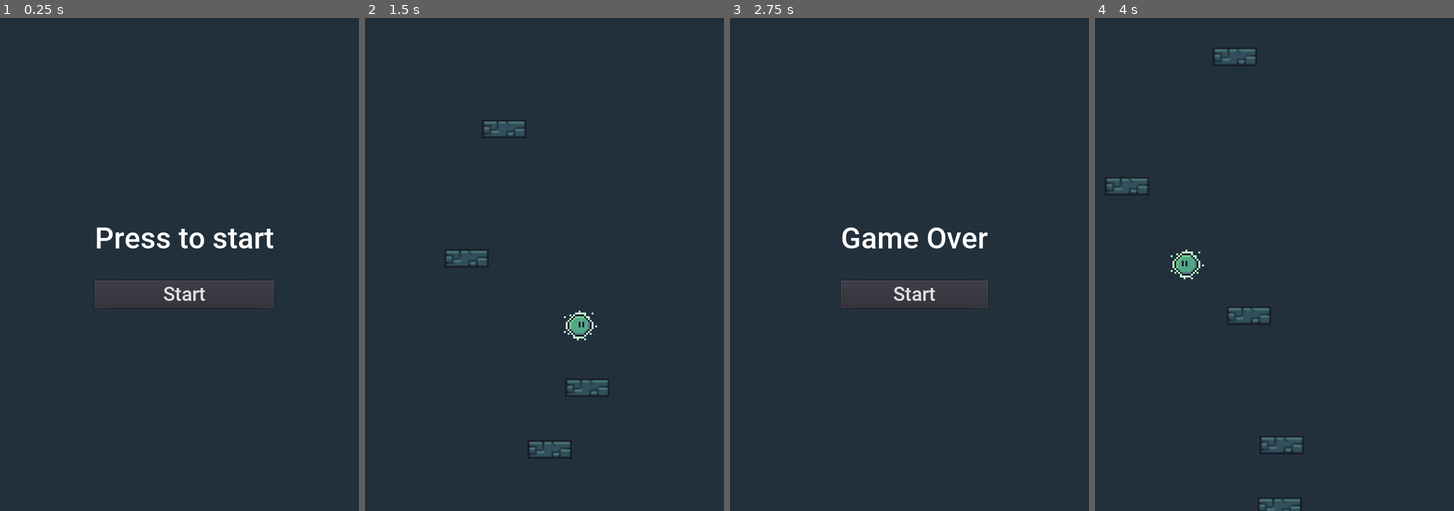
Above: before the commit, frames 1-4 (left to right).
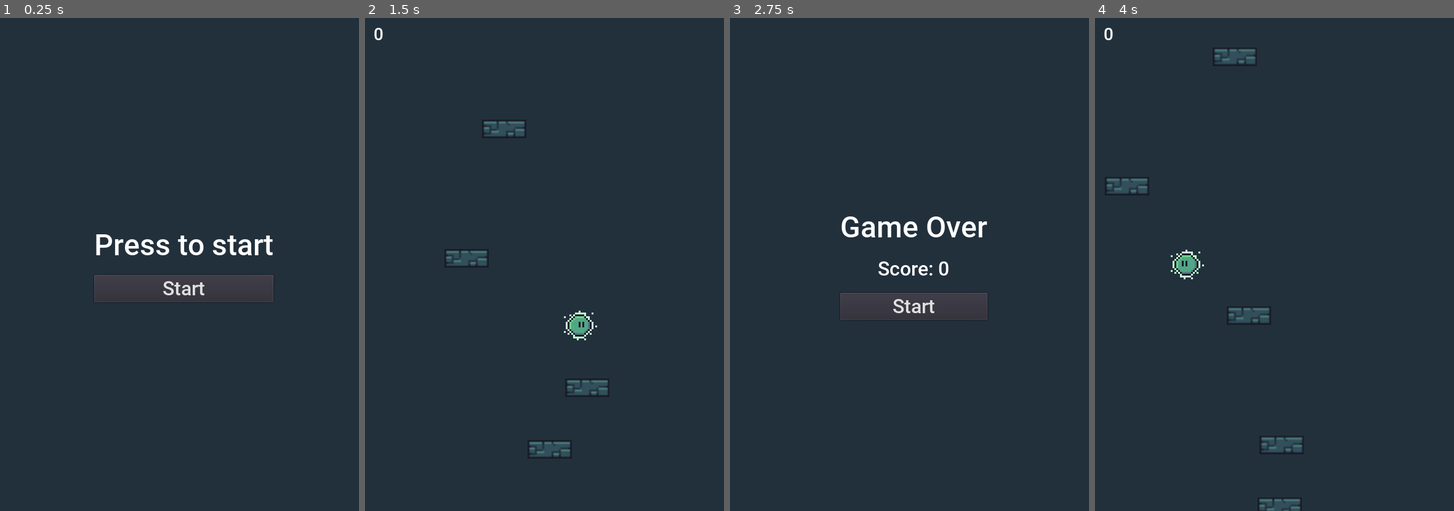
Above: after the commit, the same moments.

Repository: flofriday/jellow
Game: Godot game, scene res://World.tscn
Two runs of this game, one before a commit and one after it. Both use one fixed random seed, a clock stepped at 60 frames per second and the inputs below.
Inputs:
- Up to frame 1 (0.25 s): no input
- Up to frame 2 (1.5 s): click "Start" at 0.5 s; hold Right (ui_right) from 1.28 s (still down)
- Up to frame 3 (2.75 s): keep holding Right (ui_right)
- Up to frame 4 (4 s): release Right (ui_right) at 2.75 s; click "Start" at 2.75 s; hold Left (ui_left) from 3.53 s (still down)

The runs differ from the first frame. In frame 1, 2.1% of the frame differs, in the area x 26-77%, y 42-59%; in frame 2, less than 0.1%; in frame 3, 2.9%, in the area x 30-72%, y 40-62%; in frame 4, less than 0.1%.

Commit message:
Add score

Diff:
--- a/GUI.gd
+++ b/GUI.gd
@@ -1,11 +1,26 @@
-extends Control
+extends CanvasLayer
 
 signal start_game
 
+var score = 0
+
+func _ready():
+	$MarginContainer/ScoreLabel.visible = false
+	$StartUI/CenterContainer/VBoxContainer/Score.visible = false
+
 func _on_Button_pressed():
 	$StartUI.visible = false
+	set_score(0)
+	$MarginContainer/ScoreLabel.visible = true
 	emit_signal("start_game")
 
 func show_game_over():
 	$StartUI/CenterContainer/VBoxContainer/Title.text = "Game Over"
+	$StartUI/CenterContainer/VBoxContainer/Score.text = "Score: " + str(score)
+	$StartUI/CenterContainer/VBoxContainer/Score.visible = true
 	$StartUI.visible = true
+	$MarginContainer/ScoreLabel.visible = false
+
+func set_score(_score):
+	score = _score
+	$MarginContainer/ScoreLabel.text = str(score)
--- a/GUI.tscn
+++ b/GUI.tscn
@@ -7,17 +7,20 @@
 size = 48
 font_data = ExtResource( 1 )
 
+[sub_resource type="DynamicFont" id=4]
+size = 32
+font_data = ExtResource( 1 )
+
 [sub_resource type="DynamicFont" id=2]
 size = 32
 font_data = ExtResource( 1 )
 
-[node name="GUI" type="Control"]
-anchor_right = 1.0
-anchor_bottom = 1.0
+[sub_resource type="DynamicFont" id=3]
+size = 28
+font_data = ExtResource( 1 )
+
+[node name="GUI" type="CanvasLayer"]
 script = ExtResource( 2 )
-__meta__ = {
-"_edit_use_anchors_": false
-}
 
 [node name="StartUI" type="Control" parent="."]
 anchor_right = 1.0
@@ -27,18 +30,21 @@
 }
 
 [node name="CenterContainer" type="CenterContainer" parent="StartUI"]
-anchor_right = 1.0
+anchor_left = -0.0012115
+anchor_right = 0.998788
 anchor_bottom = 1.0
+margin_top = 0.726929
+margin_bottom = 0.726929
 __meta__ = {
 "_edit_use_anchors_": false
 }
 
 [node name="VBoxContainer" type="VBoxContainer" parent="StartUI/CenterContainer"]
 margin_left = 154.0
-margin_top = 329.0
+margin_top = 310.0
 margin_right = 445.0
-margin_bottom = 470.0
-custom_constants/separation = 40
+margin_bottom = 489.0
+custom_constants/separation = 20
 alignment = 1
 __meta__ = {
 "_edit_use_anchors_": false
@@ -55,13 +61,41 @@
 "_edit_use_anchors_": false
 }
 
+[node name="Score" type="Label" parent="StartUI/CenterContainer/VBoxContainer"]
+margin_top = 77.0
+margin_right = 291.0
+margin_bottom = 115.0
+custom_fonts/font = SubResource( 4 )
+text = "Score: 0"
+align = 1
+valign = 1
+__meta__ = {
+"_edit_use_anchors_": false
+}
+
 [node name="Button" type="Button" parent="StartUI/CenterContainer/VBoxContainer"]
-margin_top = 97.0
+margin_top = 135.0
 margin_right = 291.0
-margin_bottom = 141.0
+margin_bottom = 179.0
 custom_fonts/font = SubResource( 2 )
 text = "Start"
 __meta__ = {
 "_edit_use_anchors_": false
 }
+
+[node name="MarginContainer" type="MarginContainer" parent="."]
+margin_left = 14.0
+margin_top = 10.0
+__meta__ = {
+"_edit_use_anchors_": false
+}
+
+[node name="ScoreLabel" type="Label" parent="MarginContainer"]
+margin_right = 16.0
+margin_bottom = 33.0
+custom_fonts/font = SubResource( 3 )
+text = "0"
+__meta__ = {
+"_edit_use_anchors_": false
+}
 [connection signal="pressed" from="StartUI/CenterContainer/VBoxContainer/Button" to="." method="_on_Button_pressed"]
--- a/World.gd
+++ b/World.gd
@@ -11,6 +11,7 @@
 	# Set the camera
 	if $CameraController.position.y > $Player.position.y:
 		$CameraController.position.y = $Player.position.y
+		$GUI.set_score(calc_score())
 
 	# Set gameover if the player is lower than the camera
 	if $Player.position.y > $CameraController.position.y + get_viewport().size.y/2:
@@ -33,6 +34,11 @@
 	$Player.freeze = true
 	$Player.visible = false
 
+func calc_score():
+	var center = get_viewport().size/2
+	var pos = $Player.position.y - center.y
+	return int(pos / 100) * -1
+
 # Start the game if the GUI says so
 func _on_GUI_start_game():
 	start_game()
Not shown: 1 places in GUI.tscn that only renumber resources
